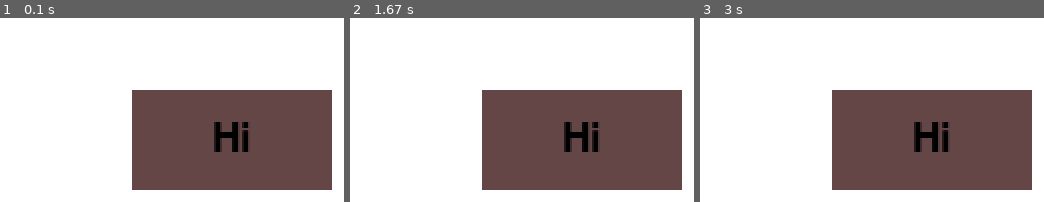
Above: before the commit, frames 1-3 (left to right).
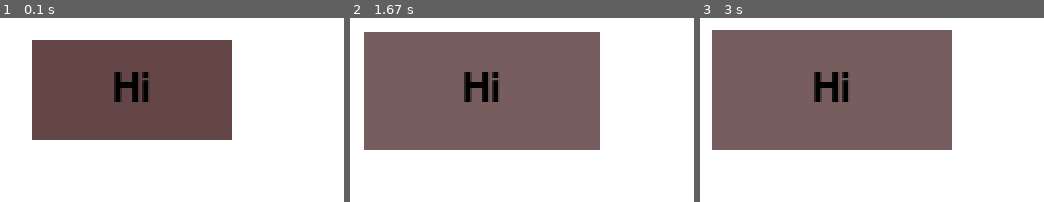
Above: after the commit, the same moments.

Repository: Valdotorium/pygame_helpers
Game: pygame game, started from main.py
Same seed, same stepped clock (60 frames per second), same inputs: the game is played once before the commit and once after it.
Inputs (mouse positions are in pixels of both pictures, inside the frame that each line leads up to):
- Up to frame 1 (0.1 s): no input
- Up to frame 2 (1.67 s): press the mouse at (480, 89) at 0.37 s; move the mouse to (432, 100) at 0.47 s; release the mouse at (387, 110) at 0.6 s; click (outside the picture) at 0.72 s; click (504, 54) at 1.55 s
- Up to frame 3 (3 s): click (outside the picture) at 1.88 s; click "Hi" at 2.72 s

The runs differ from the first frame. In frame 1, 48% of the frame differs, in the area x 9-97%, y 11-94%; in frame 2, 55%; in frame 3, 56%, in the area x 3-97%, y 6-94%.

Commit message:
first button animation

Diff:
--- a/main.py
+++ b/main.py
@@ -18,7 +18,7 @@
 
 window, clock = init()
 mouse = mouse.mouse()
-button = ui.Button(200,200,100,50,(100,70,70), "Hi", "press")
+button = ui.Button(200,200,100,50,(100,70,70), "Hi", "plop")
 while True:
     window.fill((255, 255, 255))
     clock.tick(60)
--- a/ui.py
+++ b/ui.py
@@ -8,6 +8,8 @@
         self.width = width
         self.height = height
         self.color = color
+        self.bright = (self.color[0] + (255 - self.color[0]) / 8,self.color[1] + (255 - self.color[1]) / 8,self.color[2] + (255 - self.color[2]) / 8 )
+        self.dark = self.color
         self.text = text
         self.animation = animation
         self.font = pygame.font.SysFont("comicsans", 30)
@@ -17,20 +19,38 @@
         self.clicked = False
         self.ticksInAnimation = 0
         self.hovered = False
+        self.originalWidth = self.width
+        self.originalHeight = self.height
     #now create a function that makes a button that detects when it its clicked and/or hovered
+    def animate(self):
+        if self.animation == "plop":
+            print(self.color)
+            if 0 < self.ticksInAnimation < 10:
+                self.width = self.originalWidth + self.originalWidth * self.ticksInAnimation /50
+                self.height = self.originalHeight + self.originalHeight * self.ticksInAnimation / 50
+            elif 9 < self.ticksInAnimation:
+                self.width = self.originalWidth * 1.2
+                self.height = self.originalHeight * 1.2
+            else:
+                self.width = self.originalWidth
+                self.height = self.originalHeight
     def draw(self, window):
-        pygame.draw.rect(window, self.color, (self.x, self.y, self.width, self.height))
+        self.text_rect.center = (self.x, self.y)
+        self.animate()
+        pygame.draw.rect(window, self.color, (int(self.x - self.width/2), self.y -int(self.height/2), int(self.width), int(self.height)))
         window.blit(self.text_surface, self.text_rect)
         #now it should detect if it is hovered
-        if pygame.mouse.get_pos()[0] > self.x and pygame.mouse.get_pos()[0] < self.x + self.width and pygame.mouse.get_pos()[1] > self.y and pygame.mouse.get_pos()[1] < self.y + self.height:
-            self.color = (100, 100, 100)
+        if pygame.mouse.get_pos()[0] > self.x - self.width/2 and pygame.mouse.get_pos()[0] < self.x + self.width/2 and pygame.mouse.get_pos()[1] > self.y-self.height/2 and pygame.mouse.get_pos()[1] < self.y + self.height/2:
+            self.color = self.bright
             self.hovered = True
+            self.ticksInAnimation +=1
             #now detect clicks
             if pygame.mouse.get_pressed()[0] == 1 and self.clicked == False:
                 self.clicked = True
-                self.color = (100, 70, 70)
+                self.color = self.bright
             else:
                 self.clicked = False
         else:
-            self.color = (100, 70, 70)
+            self.color = self.dark
             self.hovered = False
+            self.ticksInAnimation = 0
